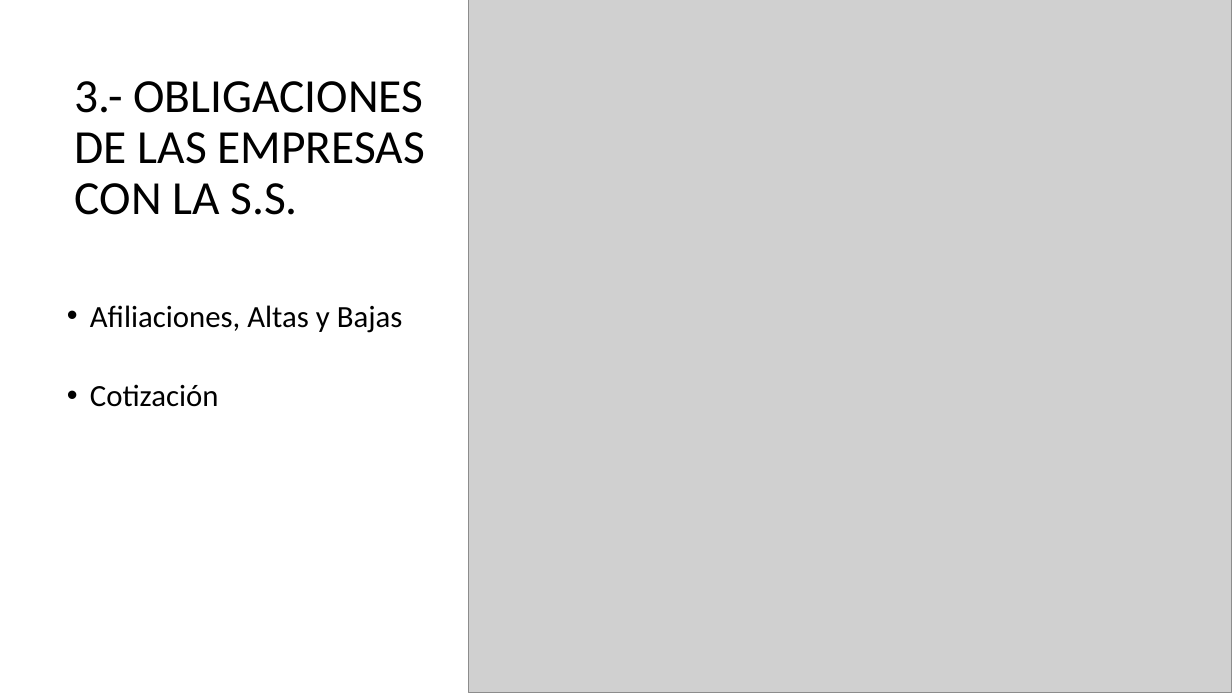
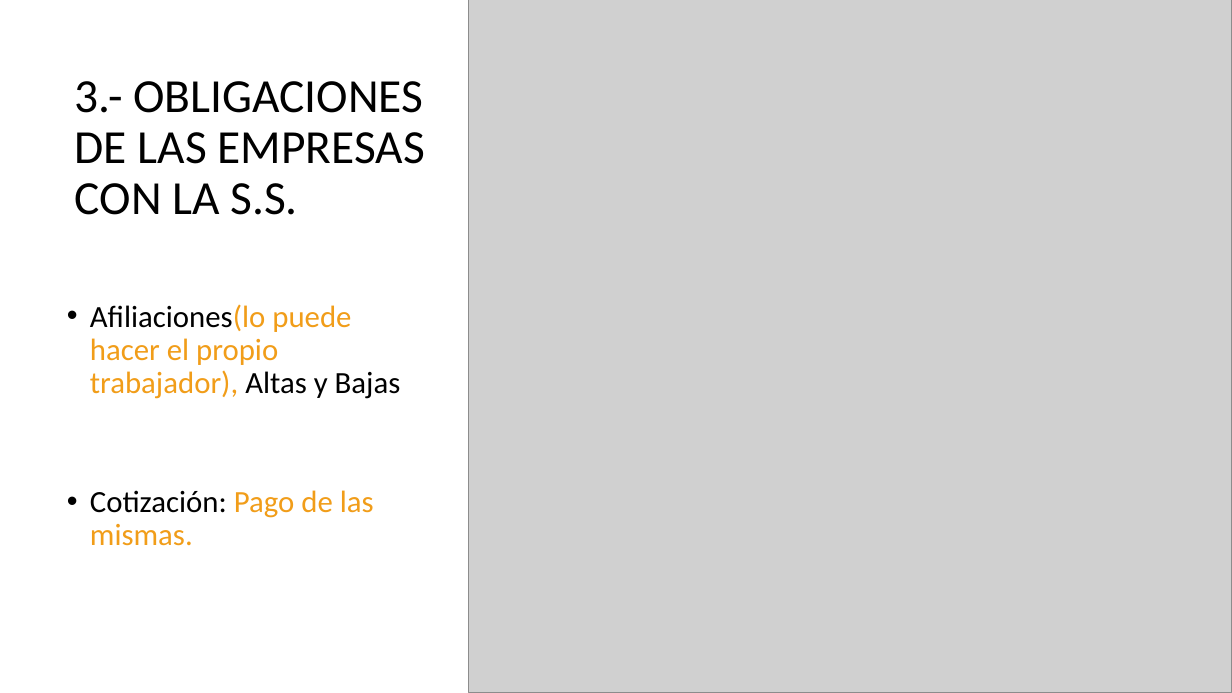
Before and after one commit to DiMaPaGa/daw1, a slide deck: slide 8 of PROGRAMACION/FOL/TEMA 5 FOL INTRODUCCIÓN A LA SS.pptx. Drawn at 1232x693 pixels with LibreOffice and Linux fonts; fonts in the diff are those of the drawing; grey boxes stand for pictures. Boxes give left, top, right and bottom in pixels: in the first picture for what was removed or moved away, otherwise in the second. Text is boxed around its words. In the diff, an @@ line names an element or a change of style, - is before the commit and + after.

```diff
--- a/PROGRAMACION/FOL/TEMA 5 FOL INTRODUCCIÓN A LA SS.pptx
+++ b/PROGRAMACION/FOL/TEMA 5 FOL INTRODUCCIÓN A LA SS.pptx
@@ text at <box>90,304,401,546</box>: text changed; text colour #000000 to #F19D19 @@
-  • Afiliaciones, Altas y Bajas
-  • Cotización
+  • Afiliaciones(lo puede hacer el propio trabajador), Altas y Bajas
+  • Cotización: Pago de las mismas.
```
Also in this commit, not shown: 2 other slides changed, 3 other files.
